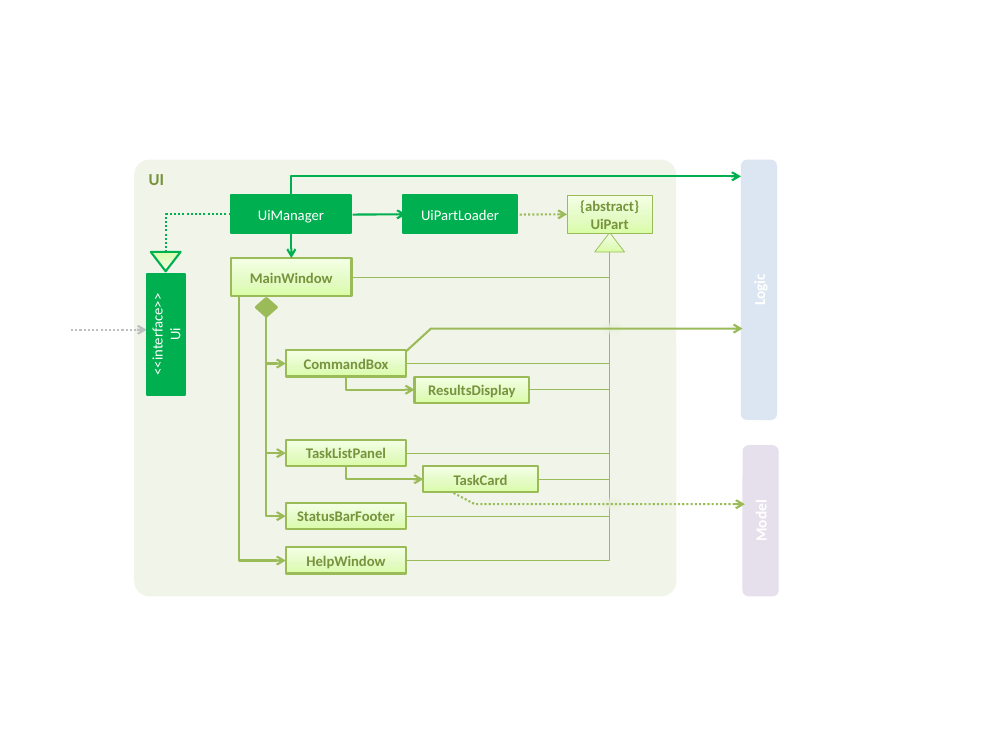
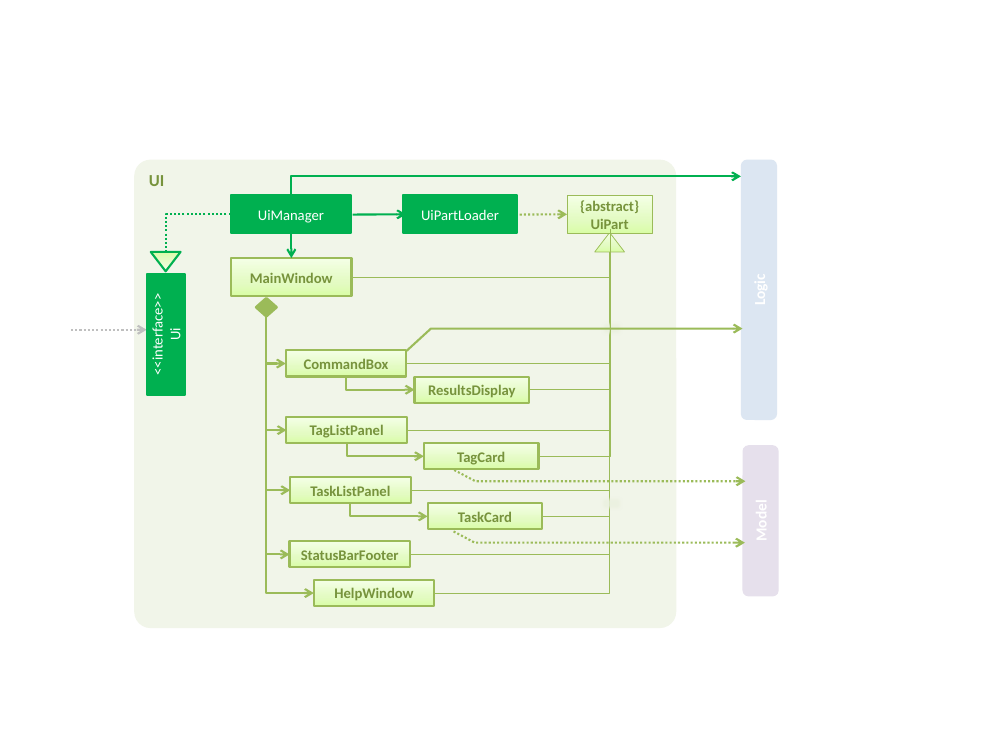
Before and after one commit to CS2103AUG2016-T16-C3/addressbook-level4, a slide deck: slide 4 of docs/diagrams/Diagrams.pptx. Drawn at 1008x756 pixels with LibreOffice and Linux fonts; fonts in the diff are those of the drawing. Boxes give left, top, right and bottom in pixels: in the first picture for what was removed or moved away, otherwise in the second. Text is boxed around its words. In the diff, an @@ line names an element or a change of style, - is before the commit and + after.

```diff
--- a/docs/diagrams/Diagrams.pptx
+++ b/docs/diagrams/Diagrams.pptx
@@ rounded rectangle "UI" resized from (x1=134, y1=159, x2=676, y2=596) to (x1=134, y1=159, x2=676, y2=628) @@
@@ elbow line moved from (610, 252) - (406, 516) to (610, 252) - (410, 554) @@
@@ elbow line moved from (610, 252) - (406, 454) to (610, 252) - (410, 490) @@
@@ elbow line moved from (610, 252) - (406, 560) to (610, 252) - (434, 593) @@
@@ elbow line moved from (610, 252) - (538, 479) to (610, 252) - (542, 516) @@
@@ elbow arrow moved from (266, 317) - (286, 516) to (266, 317) - (289, 554) @@
@@ elbow arrow moved from (266, 317) - (286, 454) to (266, 317) - (290, 490) @@
@@ elbow arrow moved from (240, 296) - (286, 560) to (266, 317) - (313, 593) @@
@@ elbow arrow added from (266, 317) to (286, 430), #9BBB59 1.5 pt @@
@@ group added at (x1=286, y1=229, x2=746, y2=481): 2 rectangles, 2 elbow lines, 1 elbow arrow, 1 freeform shape @@
+TagListPanel
+TagCard
@@ 2 rectangles, 1 elbow arrow moved together from (x1=286, y1=440, x2=538, y2=492) to (x1=290, y1=477, x2=542, y2=529) @@
@@ freeform shape moved from (x1=454, y1=493, x2=745, y2=504) to (x1=454, y1=531, x2=745, y2=542) @@
@@ rectangle "StatusBarFooter" moved from (x1=286, y1=503, x2=407, y2=529) to (x1=289, y1=541, x2=410, y2=568) @@
@@ rectangle "HelpWindow" moved from (x1=286, y1=547, x2=407, y2=574) to (x1=313, y1=580, x2=434, y2=606) @@
```
Also in this commit, not shown: 1 other slide changed, 3 other files.
